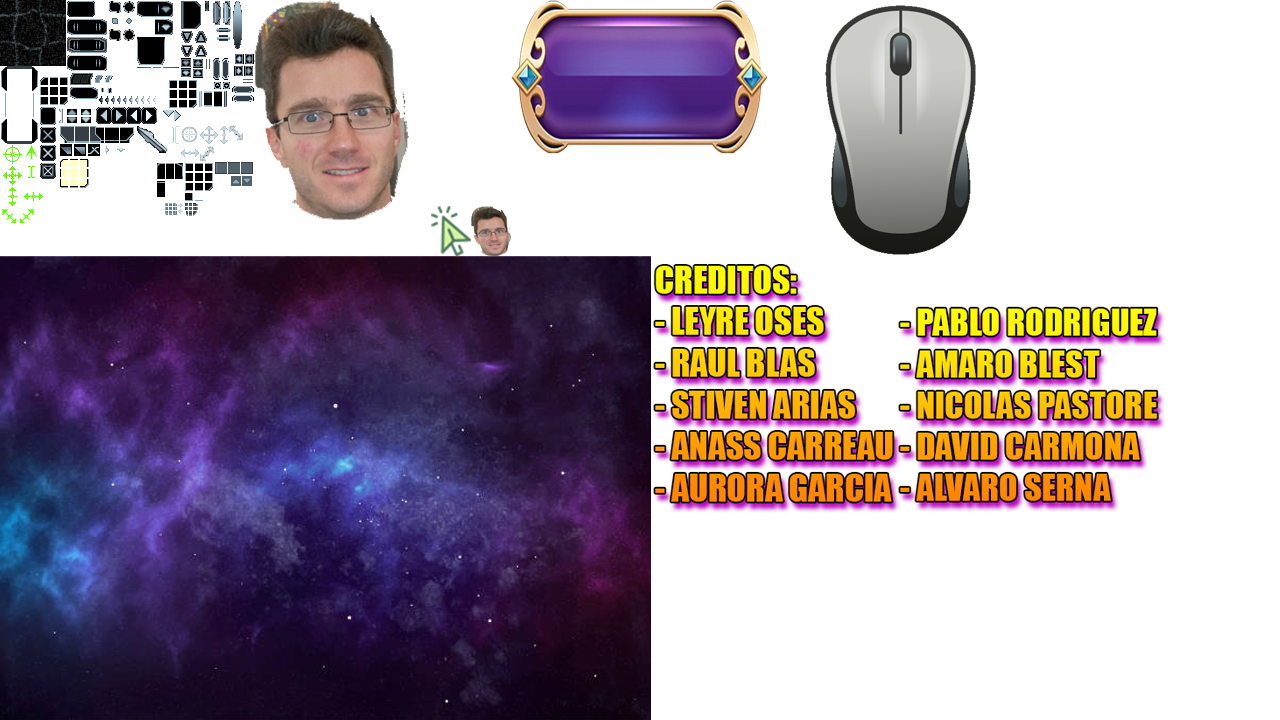
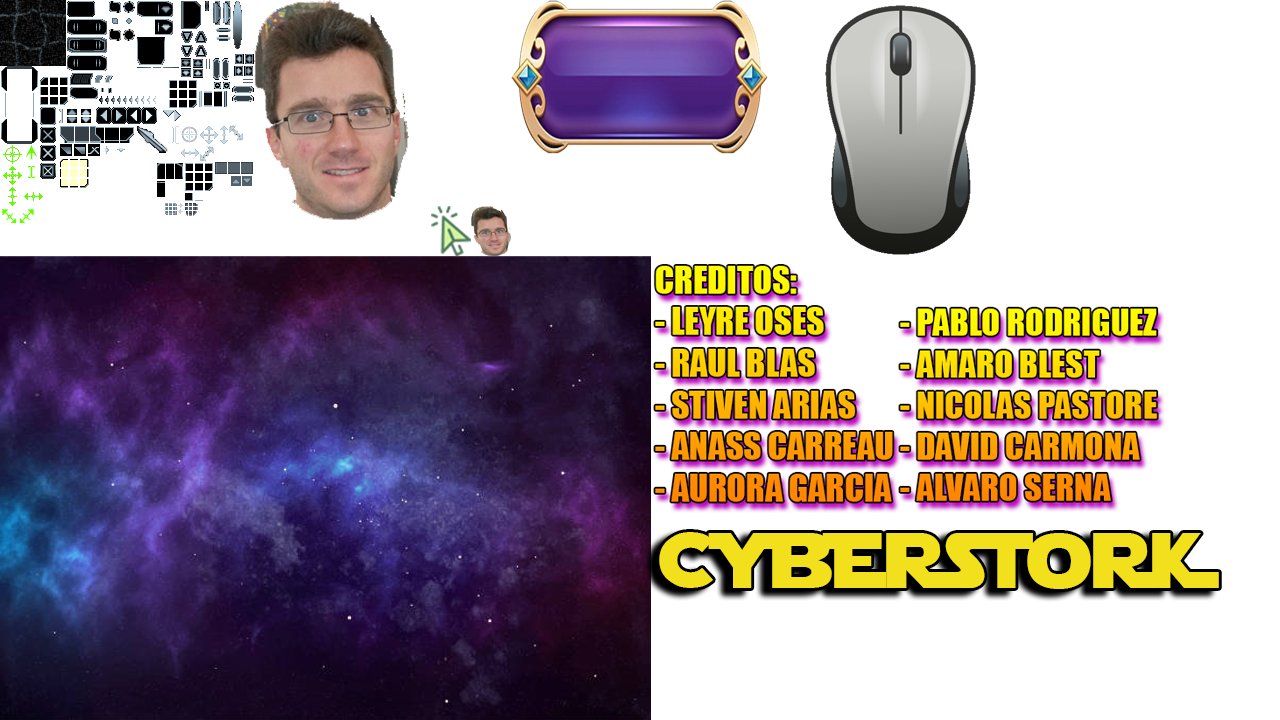
Two versions of the same layered image (1280 x 720). Layer-by-layer changes:
added layer "CYBERSToRK" above "Capa 1" over <box>659,532,1219,589</box>
